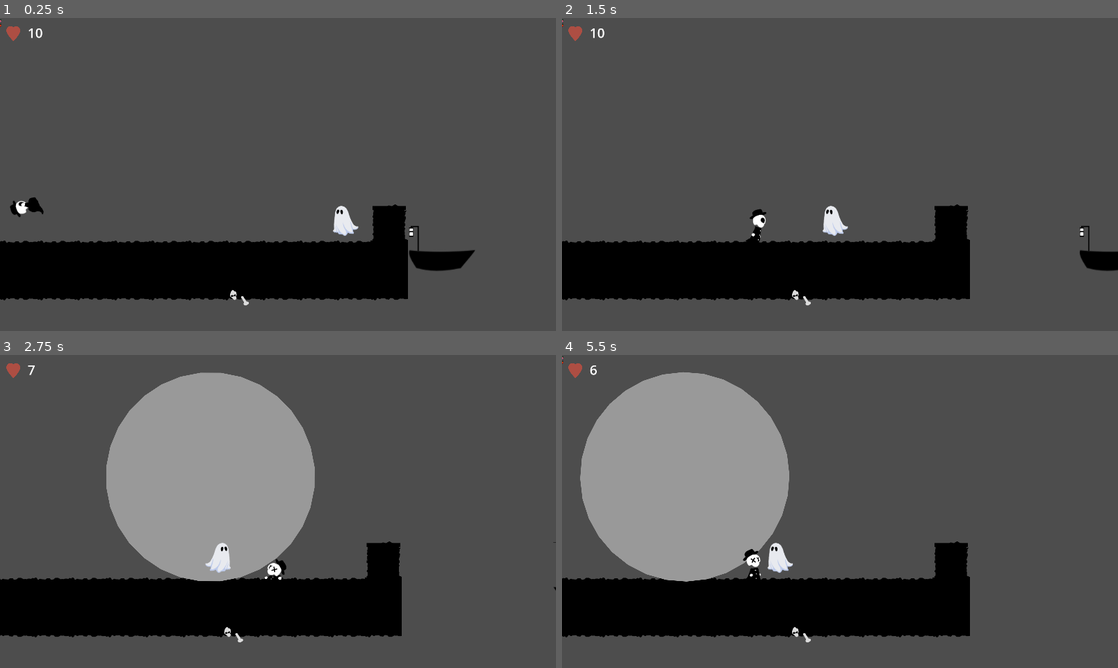
Above: before the commit, frames 1-4 (two rows, left to right).
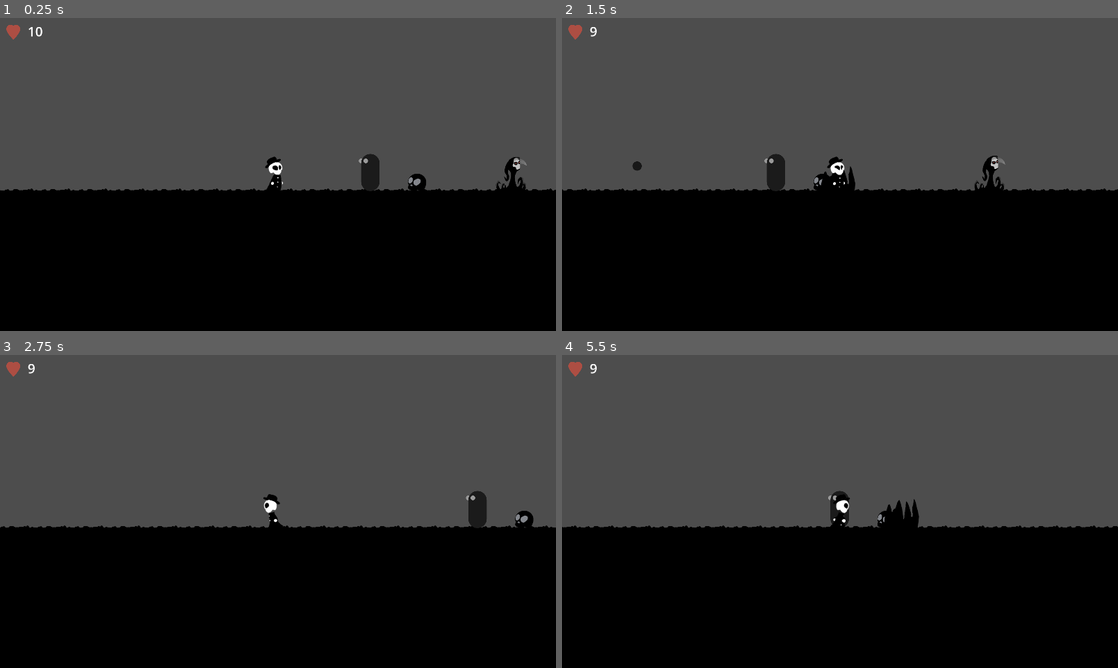
Above: after the commit, the same moments.

Repository: code-langba/you-game
Game: Godot game, scene res://scenes/levels/3.tscn
Two runs of this game, one before a commit and one after it. Both use one fixed random seed, a clock stepped at 60 frames per second and the inputs below. This scene is started directly instead of the project's main scene.
Inputs:
- Up to frame 1 (0.25 s): no input
- Up to frame 2 (1.5 s): tap Enter (ui_accept) at 0.5 s; hold D (move_right) from 0.53 s (still down); tap Space (jump) at 0.77 s
- Up to frame 3 (2.75 s): tap Space (jump) at 1.52 s; release D (move_right) at 2.03 s; hold A (move_left) from 2.03 s (still down)
- Up to frame 4 (5.5 s): release A (move_left) at 2.78 s; hold D (move_right) 2.78-4.28 s; tap Space (jump) at 3.02, 3.77, 4.52 s; hold A (move_left) 4.28-5.03 s; hold D (move_right) from 5.03 s (still down)

The runs differ from the first frame. In frame 1, 31% of the frame differs, in the area x 0-100%, y 0-100%; in frame 2, 32%; in frame 3, 47%; in frame 4, 47%.

Commit message:
witch

Diff:
--- a/components/scripts/walk.gd
+++ b/components/scripts/walk.gd
@@ -10,16 +10,18 @@
 }
 
 @export var raycast: RayCast2D
-@export var direction: DIRECTIONS = DIRECTIONS.RIGHT
+@export var direction: int = DIRECTIONS.RIGHT
 
 func walk(body: CharacterBody2D, speed: float, _delta: float = 1) -> void:
 	if !pause_movement:
 		body.velocity.x = direction * speed * _delta
 		if raycast and raycast.is_colliding():
 			body.scale.x *= -1
-			direction *= -1 as DIRECTIONS
+			direction *= -1
 	else:
 		body.velocity.x = DIRECTIONS.STILL
 
+
 func apply_gravity(body: CharacterBody2D, _delta: float = 1, gravity: float = 300) -> void:
-	body.velocity.y += gravity * _delta
+	if not body.is_on_floor():
+		body.velocity.y += gravity * _delta
--- a/project.godot
+++ b/project.godot
@@ -30,6 +30,11 @@
 window/stretch/mode="canvas_items"
 window/stretch/aspect="expand"
 
+[editor]
+
+movie_writer/mjpeg_quality=1.0
+movie_writer/movie_file="D:/projects/game/godot/movie/movie.avi"
+
 [input]
 
 move_left={
--- /dev/null
+++ b/scenes/enemies/projectile1.tscn
@@ -0,0 +1,45 @@
+[gd_scene load_steps=6 format=3 uid="uid://3qmm5ti0chxc"]
+
+[ext_resource type="Script" path="res://scripts/projectile_1.gd" id="1_8ejpd"]
+
+[sub_resource type="PhysicsMaterial" id="PhysicsMaterial_8rjhf"]
+bounce = 0.2
+
+[sub_resource type="CircleShape2D" id="CircleShape2D_cqqqx"]
+radius = 16.0
+
+[sub_resource type="StyleBoxFlat" id="StyleBoxFlat_u40tf"]
+bg_color = Color(0.0962047, 0.0962048, 0.0962047, 1)
+corner_radius_top_left = 100
+corner_radius_top_right = 100
+corner_radius_bottom_right = 100
+corner_radius_bottom_left = 100
+
+[sub_resource type="CircleShape2D" id="CircleShape2D_f4iww"]
+radius = 17.0
+
+[node name="Projectile1" type="RigidBody2D"]
+collision_layer = 0
+collision_mask = 3
+mass = 0.04
+physics_material_override = SubResource("PhysicsMaterial_8rjhf")
+max_contacts_reported = 2
+script = ExtResource("1_8ejpd")
+
+[node name="CollisionShape2D" type="CollisionShape2D" parent="."]
+visible = false
+shape = SubResource("CircleShape2D_cqqqx")
+
+[node name="Panel" type="Panel" parent="."]
+offset_left = -16.0
+offset_top = -16.0
+offset_right = 16.0
+offset_bottom = 16.0
+theme_override_styles/panel = SubResource("StyleBoxFlat_u40tf")
+
+[node name="Collider" type="Area2D" parent="."]
+collision_layer = 8
+collision_mask = 3
+
+[node name="CollisionShape2D" type="CollisionShape2D" parent="Collider"]
+shape = SubResource("CircleShape2D_f4iww")
--- /dev/null
+++ b/scenes/enemies/witch.tscn
@@ -0,0 +1,69 @@
+[gd_scene load_steps=7 format=3 uid="uid://bbrv4g35mhn1c"]
+
+[ext_resource type="Script" path="res://scripts/enemies/witch.gd" id="1_r18j7"]
+[ext_resource type="PackedScene" uid="uid://7m34gm3hg474" path="res://components/scenes/movement.tscn" id="2_beml7"]
+
+[sub_resource type="CapsuleShape2D" id="CapsuleShape2D_w48nh"]
+radius = 32.0
+height = 128.0
+
+[sub_resource type="StyleBoxFlat" id="StyleBoxFlat_2nfl0"]
+corner_radius_top_left = 100
+corner_radius_top_right = 100
+corner_radius_bottom_right = 100
+corner_radius_bottom_left = 100
+
+[sub_resource type="StyleBoxFlat" id="StyleBoxFlat_kjbk0"]
+bg_color = Color(0.10748, 0.10748, 0.10748, 1)
+corner_radius_top_left = 100
+corner_radius_top_right = 100
+corner_radius_bottom_right = 100
+corner_radius_bottom_left = 100
+
+[sub_resource type="RectangleShape2D" id="RectangleShape2D_0qw28"]
+size = Vector2(970, 320)
+
+[node name="Witch" type="CharacterBody2D"]
+collision_layer = 4
+collision_mask = 17
+script = ExtResource("1_r18j7")
+
+[node name="CollisionShape2D" type="CollisionShape2D" parent="."]
+visible = false
+shape = SubResource("CapsuleShape2D_w48nh")
+
+[node name="Panel2" type="Panel" parent="."]
+offset_left = -40.0
+offset_top = -48.0
+offset_right = -24.0
+offset_bottom = -32.0
+theme_override_styles/panel = SubResource("StyleBoxFlat_2nfl0")
+
+[node name="Panel" type="Panel" parent="."]
+offset_left = -32.0
+offset_top = -64.0
+offset_right = 32.0
+offset_bottom = 64.0
+theme_override_styles/panel = SubResource("StyleBoxFlat_kjbk0")
+
+[node name="Panel3" type="Panel" parent="."]
+offset_left = -24.0
+offset_top = -48.0
+offset_right = -8.0
+offset_bottom = -32.0
+theme_override_styles/panel = SubResource("StyleBoxFlat_2nfl0")
+
+[node name="Hitbox" type="Area2D" parent="."]
+collision_layer = 8
+collision_mask = 2
+
+[node name="CollisionShape2D" type="CollisionShape2D" parent="Hitbox"]
+position = Vector2(-475, -96)
+shape = SubResource("RectangleShape2D_0qw28")
+
+[node name="AttackDelayTimer" type="Timer" parent="."]
+
+[node name="ThrowPos" type="Marker2D" parent="."]
+position = Vector2(-24, -40)
+
+[node name="Movement" parent="." instance=ExtResource("2_beml7")]
--- a/scenes/levels/3.tscn
+++ b/scenes/levels/3.tscn
@@ -19,6 +19,7 @@
 [ext_resource type="PackedScene" uid="uid://dmwhkhcbfhwfi" path="res://scenes/levels/4.tscn" id="15_o36qm"]
 [ext_resource type="PackedScene" uid="uid://chhr3huoi4djx" path="res://scenes/world/hippo.tscn" id="16_hivsn"]
 [ext_resource type="PackedScene" uid="uid://c5grcpnd72dq8" path="res://scenes/killzone.tscn" id="17_rnm5u"]
+[ext_resource type="PackedScene" uid="uid://bbrv4g35mhn1c" path="res://scenes/enemies/witch.tscn" id="20_jxm45"]
 
 [sub_resource type="WorldBoundaryShape2D" id="WorldBoundaryShape2D_oo4c3"]
 
@@ -152,9 +153,6 @@
 "speed": 5.0
 }]
 
-[sub_resource type="RectangleShape2D" id="RectangleShape2D_ooih2"]
-size = Vector2(102, 984)
-
 [sub_resource type="RectangleShape2D" id="RectangleShape2D_8uasd"]
 size = Vector2(279, 316)
 
@@ -223,12 +221,15 @@
 "move": SubResource("Animation_vbbf3")
 }
 
+[sub_resource type="RectangleShape2D" id="RectangleShape2D_ooih2"]
+size = Vector2(102, 984)
+
 [node name="level" instance=ExtResource("1_rq4wt")]
 script = ExtResource("2_5mopt")
 bgm = ExtResource("3_ai0cw")
 
 [node name="Player" parent="." index="0"]
-position = Vector2(104, 492)
+position = Vector2(7522, -1288)
 fall_gravity = 5000
 
 [node name="killzone" parent="." index="1"]
@@ -238,10 +239,6 @@
 [node name="CollisionShape2D" parent="killzone" index="0"]
 position = Vector2(0, 1280)
 shape = SubResource("WorldBoundaryShape2D_oo4c3")
-
-[node name="MarginContainer" parent="CanvasLayer" index="0"]
-offset_top = 5.0
-offset_bottom = 5.0
 
 [node name="decor" type="TileMapLayer" parent="Tilemap" index="0"]
 use_parent_material = true
@@ -307,77 +304,23 @@
 [node name="Grim" parent="." index="6" instance=ExtResource("5_jleem")]
 position = Vector2(8281, -1152)
 
-[node name="Change Process > Mode to Inherit to enable" type="StaticBody2D" parent="." index="7"]
-position = Vector2(1368, 704)
-collision_layer = 16
-collision_mask = 0
-
-[node name="CollisionShape2D" type="CollisionShape2D" parent="Change Process > Mode to Inherit to enable" index="0"]
-position = Vector2(-27, -415)
-shape = SubResource("RectangleShape2D_ooih2")
-
-[node name="Change Process > Mode to Inherit to enable2" type="StaticBody2D" parent="." index="8"]
-position = Vector2(1368, 704)
-collision_layer = 16
-collision_mask = 0
-
-[node name="CollisionShape2D" type="CollisionShape2D" parent="Change Process > Mode to Inherit to enable2" index="0"]
-position = Vector2(8295, -2236)
-shape = SubResource("RectangleShape2D_ooih2")
-
-[node name="Change Process > Mode to Inherit to enable3" type="StaticBody2D" parent="." index="9"]
-position = Vector2(8196, -1100)
-collision_layer = 16
-collision_mask = 0
-
-[node name="CollisionShape2D" type="CollisionShape2D" parent="Change Process > Mode to Inherit to enable3" index="0"]
-position = Vector2(-27, -415)
-shape = SubResource("RectangleShape2D_ooih2")
-
-[node name="Change Process > Mode to Inherit to enable4" type="StaticBody2D" parent="." index="10"]
-position = Vector2(13307, -1064)
-collision_layer = 16
-collision_mask = 0
-
-[node name="CollisionShape2D" type="CollisionShape2D" parent="Change Process > Mode to Inherit to enable4" index="0"]
-position = Vector2(-27, -415)
-shape = SubResource("RectangleShape2D_ooih2")
-
-[node name="Change Process > Mode to Inherit to enable5" type="StaticBody2D" parent="." index="11"]
-position = Vector2(3936, 225)
-collision_layer = 16
-collision_mask = 0
-
-[node name="CollisionShape2D" type="CollisionShape2D" parent="Change Process > Mode to Inherit to enable5" index="0"]
-position = Vector2(-27, -415)
-shape = SubResource("RectangleShape2D_ooih2")
-
-[node name="Change Process > Mode to Inherit to enable6" type="StaticBody2D" parent="." index="12"]
-position = Vector2(2781, 225)
-collision_layer = 16
-collision_mask = 0
-
-[node name="CollisionShape2D" type="CollisionShape2D" parent="Change Process > Mode to Inherit to enable6" index="0"]
-position = Vector2(-27, -415)
-shape = SubResource("RectangleShape2D_ooih2")
-
-[node name="rolling_ball" parent="." index="13" instance=ExtResource("6_dbdtd")]
+[node name="rolling_ball" parent="." index="7" instance=ExtResource("6_dbdtd")]
 position = Vector2(-1214, 409)
 constant_force = Vector2(1000, 0)
 
-[node name="rolling_ball2" parent="." index="14" instance=ExtResource("6_dbdtd")]
+[node name="rolling_ball2" parent="." index="8" instance=ExtResource("6_dbdtd")]
 unique_name_in_owner = true
 position = Vector2(18032, -1135)
 
-[node name="checkpoint" parent="." index="15" instance=ExtResource("7_vcymw")]
+[node name="checkpoint" parent="." index="9" instance=ExtResource("7_vcymw")]
 position = Vector2(6065, -1272)
 
-[node name="Node2D" type="Node2D" parent="." index="16"]
+[node name="Node2D" type="Node2D" parent="." index="10"]
 
 [node name="falling_spike" parent="Node2D" index="0" instance=ExtResource("8_ifwkw")]
 position = Vector2(2404, -811)
 
-[node name="bouncy" type="Node2D" parent="." index="17"]
+[node name="bouncy" type="Node2D" parent="." index="11"]
 
 [node name="Mushroom" parent="bouncy" index="0" instance=ExtResource("9_nrhoi")]
 position = Vector2(3915, 230)
@@ -398,23 +341,23 @@
 scale = Vector2(5, 1)
 bounce_strength = 2600.0
 
-[node name="splike" parent="." index="18" instance=ExtResource("10_11ghb")]
+[node name="splike" parent="." index="12" instance=ExtResource("10_11ghb")]
 position = Vector2(8053, -1109)
 
-[node name="walker" parent="." index="19" instance=ExtResource("12_1a0ao")]
+[node name="walker" parent="." index="13" instance=ExtResource("12_1a0ao")]
 position = Vector2(12919, -1247)
 
-[node name="walker2" parent="." index="20" instance=ExtResource("12_1a0ao")]
+[node name="walker2" parent="." index="14" instance=ExtResource("12_1a0ao")]
 position = Vector2(1220, 697)
 
-[node name="walker3" parent="." index="21" instance=ExtResource("12_1a0ao")]
+[node name="walker3" parent="." index="15" instance=ExtResource("12_1a0ao")]
 position = Vector2(3635, 178)
 is_friendly = true
 
-[node name="invisible_box" parent="." index="22" instance=ExtResource("11_hu3rx")]
+[node name="invisible_box" parent="." index="16" instance=ExtResource("11_hu3rx")]
 position = Vector2(14264, -832)
 
-[node name="Area2D" type="Area2D" parent="." index="23" node_paths=PackedStringArray("ball")]
+[node name="Area2D" type="Area2D" parent="." index="17" node_paths=PackedStringArray("ball")]
 position = Vector2(16878, -884)
 collision_mask = 2
 script = ExtResource("13_3cehg")
@@ -424,31 +367,90 @@
 position = Vector2(-111, -49)
 shape = SubResource("RectangleShape2D_8uasd")
 
-[node name="finish2" parent="." index="24" instance=ExtResource("14_apicr")]
+[node name="finish2" parent="." index="18" instance=ExtResource("14_apicr")]
 position = Vector2(18538, 79)
 next_level = ExtResource("15_o36qm")
 
-[node name="killzone2" parent="." index="25" instance=ExtResource("17_rnm5u")]
+[node name="killzone2" parent="." index="19" instance=ExtResource("17_rnm5u")]
 position = Vector2(14964, -394)
 
 [node name="CollisionShape2D" type="CollisionShape2D" parent="killzone2" index="0"]
 position = Vector2(464, -59)
 shape = SubResource("RectangleShape2D_obrgx")
 
-[node name="Node2D2" type="Node2D" parent="." index="26"]
-
-[node name="hippo" parent="Node2D2" index="0" instance=ExtResource("16_hivsn")]
+[node name="Platform" type="Node2D" parent="." index="20"]
+
+[node name="hippo" parent="Platform" index="0" instance=ExtResource("16_hivsn")]
 position = Vector2(15107, -661)
 
-[node name="hippo2" parent="Node2D2" index="1" instance=ExtResource("16_hivsn")]
+[node name="hippo2" parent="Platform" index="1" instance=ExtResource("16_hivsn")]
 position = Vector2(15674, -314)
 
-[node name="AnimationPlayer" type="AnimationPlayer" parent="Node2D2" index="2"]
+[node name="AnimationPlayer" type="AnimationPlayer" parent="Platform" index="2"]
 libraries = {
 "": SubResource("AnimationLibrary_6n7q1")
 }
 autoplay = "move"
 speed_scale = 0.5
 
+[node name="EnemyCollideables" type="Node2D" parent="." index="21"]
+
+[node name="StaticBody2D" type="StaticBody2D" parent="EnemyCollideables" index="0"]
+position = Vector2(1368, 704)
+collision_layer = 16
+collision_mask = 0
+
+[node name="CollisionShape2D" type="CollisionShape2D" parent="EnemyCollideables/StaticBody2D" index="0"]
+position = Vector2(-27, -415)
+shape = SubResource("RectangleShape2D_ooih2")
+
+[node name="StaticBody2D2" type="StaticBody2D" parent="EnemyCollideables" index="1"]
+position = Vector2(1368, 704)
+collision_layer = 16
+collision_mask = 0
+
+[node name="CollisionShape2D" type="CollisionShape2D" parent="EnemyCollideables/StaticBody2D2" index="0"]
+position = Vector2(8295, -2236)
+shape = SubResource("RectangleShape2D_ooih2")
+
+[node name="StaticBody2D3" type="StaticBody2D" parent="EnemyCollideables" index="2"]
+position = Vector2(8196, -1100)
+collision_layer = 16
+collision_mask = 0
+
+[node name="CollisionShape2D" type="CollisionShape2D" parent="EnemyCollideables/StaticBody2D3" index="0"]
+position = Vector2(-27, -415)
+shape = SubResource("RectangleShape2D_ooih2")
+
+[node name="StaticBody2D4" type="StaticBody2D" parent="EnemyCollideables" index="3"]
+position = Vector2(13307, -1064)
+collision_layer = 16
+collision_mask = 0
+
+[node name="CollisionShape2D" type="CollisionShape2D" parent="EnemyCollideables/StaticBody2D4" index="0"]
+position = Vector2(-27, -415)
+shape = SubResource("RectangleShape2D_ooih2")
+
+[node name="StaticBody2D5" type="StaticBody2D" parent="EnemyCollideables" index="4"]
+position = Vector2(3936, 225)
+collision_layer = 16
+collision_mask = 0
+
+[node name="CollisionShape2D" type="CollisionShape2D" parent="EnemyCollideables/StaticBody2D5" index="0"]
+position = Vector2(-27, -415)
+shape = SubResource("RectangleShape2D_ooih2")
+
+[node name="StaticBody2D6" type="StaticBody2D" parent="EnemyCollideables" index="5"]
+position = Vector2(2781, 225)
+collision_layer = 16
+collision_mask = 0
+
+[node name="CollisionShape2D" type="CollisionShape2D" parent="EnemyCollideables/StaticBody2D6" index="0"]
+position = Vector2(-27, -415)
+shape = SubResource("RectangleShape2D_ooih2")
+
+[node name="Witch" parent="." index="22" instance=ExtResource("20_jxm45")]
+position = Vector2(7841, -1210)
+
 [editable path="platforms/BetterMovingPlatform"]
 [editable path="platforms/BetterMovingPlatform2"]
--- a/scenes/levels/level.tscn
+++ b/scenes/levels/level.tscn
@@ -19,9 +19,9 @@
 [node name="CollisionShape2D" type="CollisionShape2D" parent="killzone"]
 shape = SubResource("WorldBoundaryShape2D_4djff")
 
-[node name="CanvasLayer" type="CanvasLayer" parent="."]
+[node name="Ui" type="CanvasLayer" parent="."]
 
-[node name="MarginContainer" type="MarginContainer" parent="CanvasLayer"]
+[node name="MarginContainer" type="MarginContainer" parent="Ui"]
 anchors_preset = 15
 anchor_right = 1.0
 anchor_bottom = 1.0
@@ -31,17 +31,17 @@
 theme_override_constants/margin_left = 24
 theme_override_constants/margin_top = 24
 
-[node name="HBoxContainer" type="HBoxContainer" parent="CanvasLayer/MarginContainer"]
+[node name="HBoxContainer" type="HBoxContainer" parent="Ui/MarginContainer"]
 layout_mode = 2
 size_flags_vertical = 0
 theme_override_constants/separation = 30
 
-[node name="heart" type="TextureRect" parent="CanvasLayer/MarginContainer/HBoxContainer"]
+[node name="heart" type="TextureRect" parent="Ui/MarginContainer/HBoxContainer"]
 custom_minimum_size = Vector2(-14.465, 0)
 layout_mode = 2
 texture = ExtResource("3_pk0u1")
 
-[node name="Label" type="Label" parent="CanvasLayer/MarginContainer/HBoxContainer"]
+[node name="Label" type="Label" parent="Ui/MarginContainer/HBoxContainer"]
 layout_mode = 2
 theme_override_font_sizes/font_size = 87
 text = "0"
--- /dev/null
+++ b/scripts/enemies/witch.gd
@@ -0,0 +1,45 @@
+extends CharacterBody2D
+
+@export var gravity: float = 1000
+
+@export_group("Attack")
+@export_enum("LEFT:-1", "RIGHT:1") var throw_direction: int = -1
+## This is the delay between attacks. The higher the slower.
+@export_range(0, 5, 0.1, "or_greater", "suffix: secs") var attack_delay: float = 1
+## Positive aims up while negative aims down.
+@export_range(-1, 1, 0.1) var throw_trajectory_y: float = 0.2
+@export var throw_force: float = 1000
+
+@onready var projectileScene: PackedScene = preload("res://scenes/enemies/projectile1.tscn")
+@onready var attack_delay_timer: Timer = $AttackDelayTimer
+@onready var hitbox: Area2D = $Hitbox
+@onready var throw_pos: Marker2D = $ThrowPos
+@onready var movement_comp: MovementComponent = $Movement
+
+var is_attacking: bool = false
+
+func _ready() -> void:
+	hitbox.body_entered.connect(attack)
+	hitbox.body_exited.connect(stop_attack)
+	attack_delay_timer.timeout.connect(throw_projectile)
+
+func _physics_process(delta: float) -> void:
+	movement_comp.apply_gravity(self, delta, gravity)
+	move_and_slide()
+
+func attack(_body: CharacterBody2D) -> void:
+	attack_delay_timer.start(attack_delay)
+	is_attacking = true
+
+func stop_attack(_body: CharacterBody2D) -> void:
+	if is_attacking:
+		await attack_delay_timer.timeout
+		attack_delay_timer.stop()
+	attack_delay_timer.stop()
+	is_attacking = false
+
+func throw_projectile() -> void:
+	var projectile: RigidBody2D = projectileScene.instantiate()
+	add_child(projectile)
+	projectile.global_position = throw_pos.global_position
+	projectile.apply_impulse(Vector2(throw_direction, -throw_trajectory_y) * throw_force)
--- /dev/null
+++ b/scripts/projectile_1.gd
@@ -0,0 +1,12 @@
+extends RigidBody2D
+
+@onready var collider: Area2D = $Collider
+
+func _ready() -> void:
+	collider.body_entered.connect(destroy)
+
+func destroy(body: Node2D) -> void:
+	if body is Player: queue_free()
+	else:
+		await get_tree().create_timer(1).timeout
+		queue_free()
--- a/scripts/world/hippo.gd
+++ b/scripts/world/hippo.gd
@@ -7,5 +7,5 @@
 
 
 # Called every frame. 'delta' is the elapsed time since the previous frame.
-func _process(delta: float) -> void:
+func _process(_delta: float) -> void:
 	pass
Not shown: 1 places in scenes/levels/3.tscn that only renumber resources
